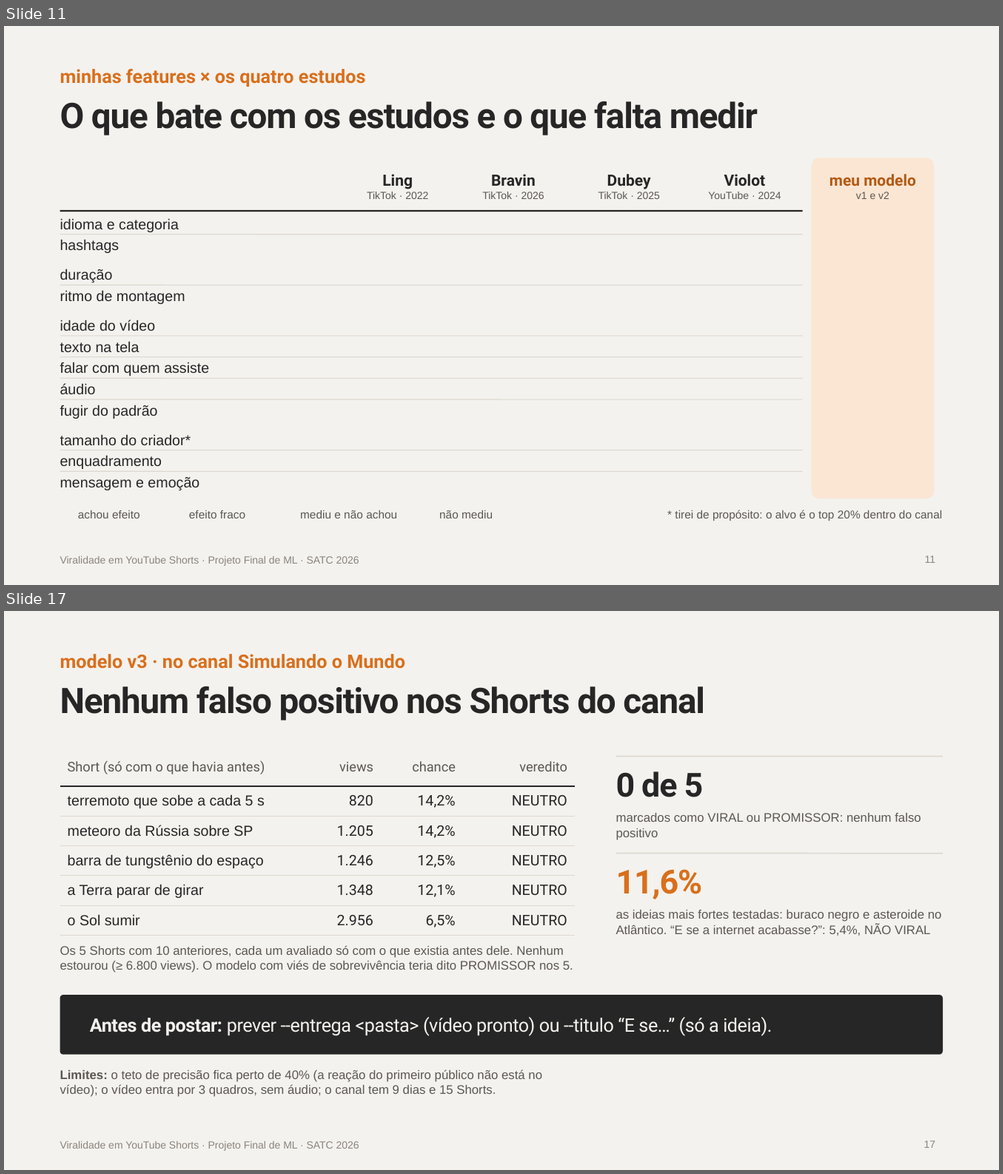
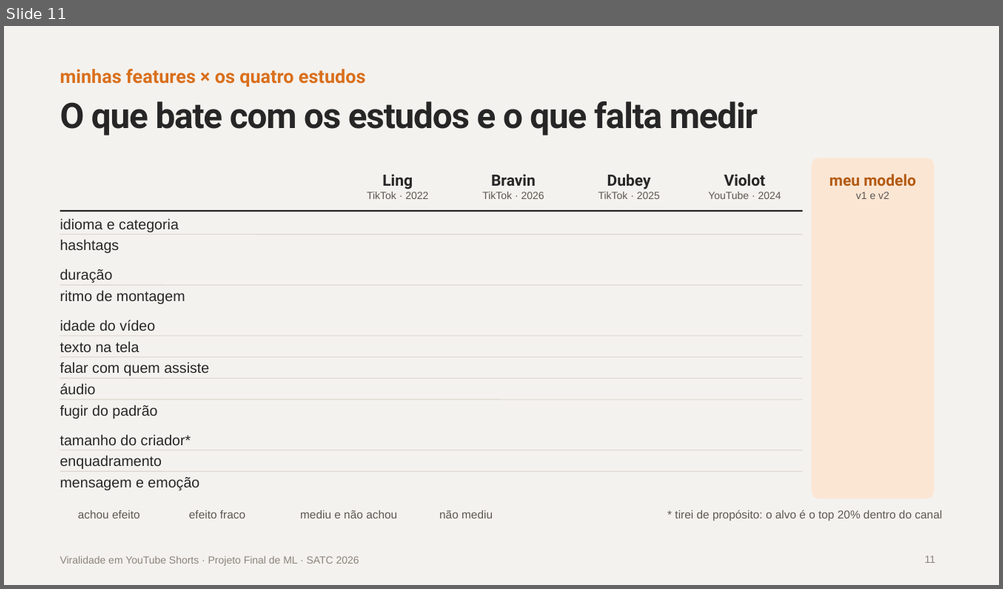
Before and after one commit to EricDagostim/ml-shortvideo-virality, a slide deck: reports/apresentacao/Viralidade_Shorts_Projeto_Final.pptx. Shown one above the other, each under a label of ours: slides 11 and 17 before the commit, slide 11 after it; the slides between them are not shown. The pictures are 1003x1174 and 1003x589 pixels, drawn with LibreOffice and Linux fonts; fonts in the diff are those of the drawing; background and template pictures are left out. Boxes give left, top, right and bottom in pixels: in the first picture for what was removed or moved away, otherwise in the second. Text is boxed around its words. In the diff, an @@ line names an element or a change of style, - is before the commit and + after.

```diff
--- a/reports/apresentacao/Viralidade_Shorts_Projeto_Final.pptx
+++ b/reports/apresentacao/Viralidade_Shorts_Projeto_Final.pptx
@@ slide 17 removed at (4,611,999,1170), background #F4F2EE; not listed: 1 template element that a slide beside it also shows @@
@@ text removed at (60,654,405,669) @@
-modelo v3 · no canal Simulando o Mundo
@@ title removed at (60,686,705,721) @@
-Nenhum falso positivo nos Shorts do canal
@@ table removed at (60,757,575,936), 6 rows, 4 columns @@
-Short (só com o que havia antes) | views | chance | veredito
-terremoto que sobe a cada 5 s | 820 | 14,2% | NEUTRO
-meteoro da Rússia sobre SP | 1.205 | 14,2% | NEUTRO
-barra de tungstênio do espaço | 1.246 | 12,5% | NEUTRO
-a Terra parar de girar | 1.348 | 12,1% | NEUTRO
-o Sol sumir | 2.956 | 6,5% | NEUTRO
@@ line removed from (616, 757) to (942, 757) @@
@@ text removed at (616,772,703,797) @@
-0 de 5
@@ text removed at (616,813,920,840) @@
-marcados como VIRAL ou PROMISSOR: nenhum falso positivo
@@ line removed from (616, 854) to (942, 854) @@
@@ text removed at (616,869,703,900) @@
-11,6%
@@ text removed at (616,910,942,936) @@
-as ideias mais fortes testadas: buraco negro e asteroide no Atlântico. “E se a internet acabasse?”: 5,4%, NÃO VIRAL
@@ text removed at (60,945,573,973) @@
-Os 5 Shorts com 10 anteriores, cada um avaliado só com o que existia antes dele. Nenhum estourou (≥ 6.800 views). O modelo com viés de sobrevivência teria dito PROMISSOR nos 5.
@@ rounded rectangle removed at (60,995,942,1055) @@
@@ text removed at (90,1017,771,1037) @@
-Antes de postar: prever --entrega <pasta> (vídeo pronto) ou --titulo “E se…” (só a ideia).
@@ text removed at (60,1070,542,1097) @@
-Limites: o teto de precisão fica perto de 40% (a reação do primeiro público não está no vídeo); o vídeo entra por 3 quadros, sem áudio; o canal tem 9 dias e 15 Shorts.
@@ page number removed at (924,1141,936,1148) @@
-17
```
Also in this commit, not shown: 3 slides changed, 4 other slides removed.
